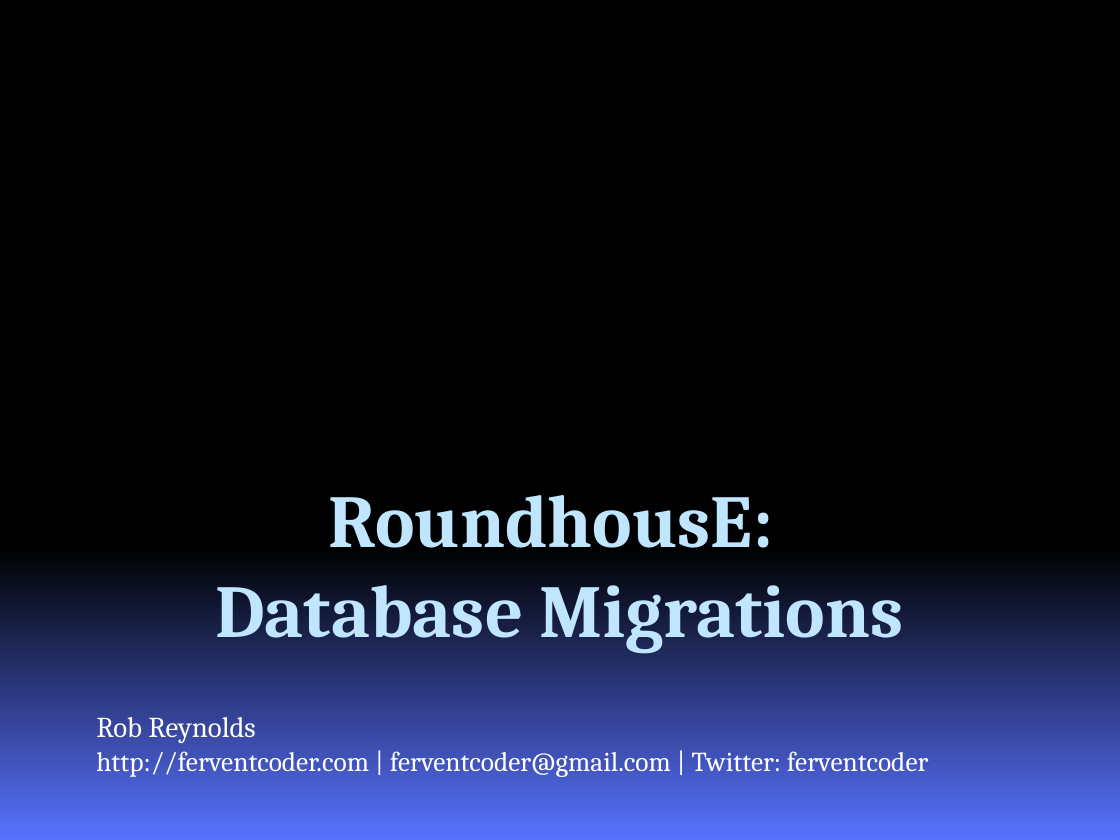
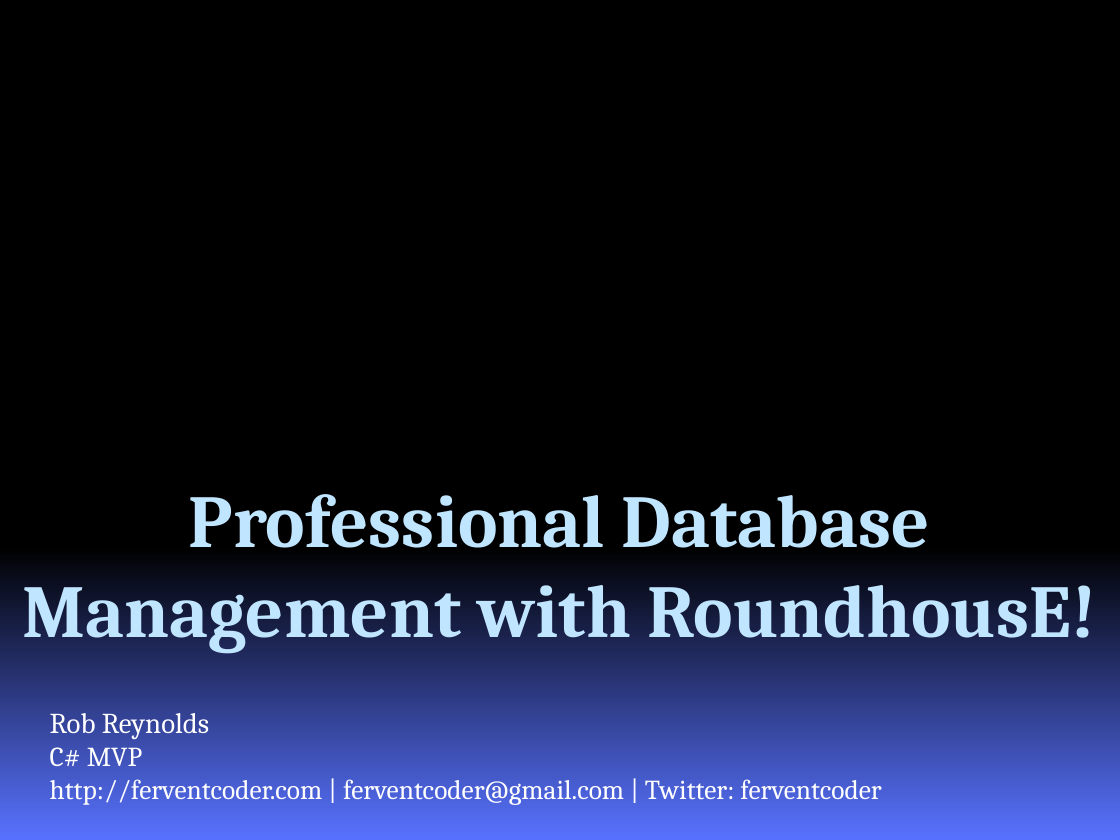
Before and after one commit to chucknorris/roundhouse, a slide deck: slide 1 of docs/RoundhousEPresentation.pptx. Drawn at 1120x840 pixels with LibreOffice and Linux fonts; fonts in the diff are those of the drawing; background and template pictures are left out. Boxes give left, top, right and bottom in pixels: in the first picture for what was removed or moved away, otherwise in the second. Text is boxed around its words. In the diff, an @@ line names an element or a change of style, - is before the commit and + after.

Commit message:
Scripts_run_table no longer has a version_id, but a version number and a repository path. This way you know where to look in your repository when a transactional migration fails. RH / redgate differencing is roughed in...yes folks, differencing. Connection should be initialized first before asking if database supports ddl transactions. Moving supports transactions to the SqlScripts. Adding a RunAllAnyTimeScripts switch to allow for always running the anytime scripts, regardless of changes (issue 42). redirecting the references for castle DefaultDatabase throws an error when following actions fail: delete_database_if_it_exists, insert_script_run, get_current_script_hash, get_version, insert_script_run_error updating samples for change from noninteractive to silent Oracle always uppercases it's user names. This way the database can be dropped when cased differently. (f.e when using a windows username as part of the database name) updating ilmerge post build items to point to the right computer and path updating presentations

```diff
--- a/docs/RoundhousEPresentation.pptx
+++ b/docs/RoundhousEPresentation.pptx
@@ title at (22, 494, 1096, 653): text changed @@
-RoundhousE:
-Database Migrations
+Professional Database Management with RoundhousE!
@@ subtitle "Rob Reynolds": place and size @@
-subtitle "Rob Reynolds" at (96, 717, 928, 777)
+subtitle "Rob Reynolds" at (50, 713, 881, 805)
@@ subtitle at (50, 747, 142, 766): paragraph added @@
+C# MVP
```
Also in this commit, not shown: 3 other slides changed, 5 slides added, 1 slide removed, 45 other files.
